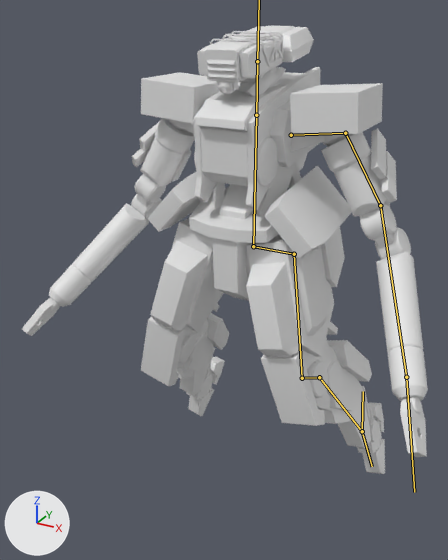
The Blender file Ghoul_06.blend, before and after one commit.
Both versions are drawn from a 50 mm lens placed at (7.41, -14.73, 2.09), pointed at (-0.91, 0.38, -5.47). Lighting does not change. The marker at lower left points along +X, +Y and +Z. Both versions are drawn at the pose saved in each file; the numbers are the values there. The bones that bend it are drawn over the model as lines.
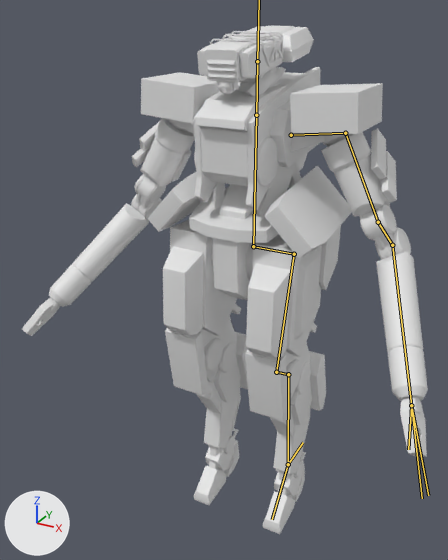
The change in detail:
Bone 'Bone.012' (bone_bone_012) moves from (-1.97, -1.82, -0.53) to (0.0, 0.0, 0.0).
Bone 'Bone.012' (bone_bone_012) turns from (-56, 6, 11) to (0, 0, 0) degrees about its own x, y and z.

What differs and where, as boxes (x1, y1, x2, y2) in the pictures (448 x 560 px):
'Cube.021', posed (16% narrower, 19% taller): before (141, 166, 385, 474); after (148, 166, 352, 534)
'Cylinder.008', posed: (22, 118, 428, 458) in both
bone 'Bone.012', root to tip: before (362, 431) to (372, 466); after (288, 464) to (272, 519)
